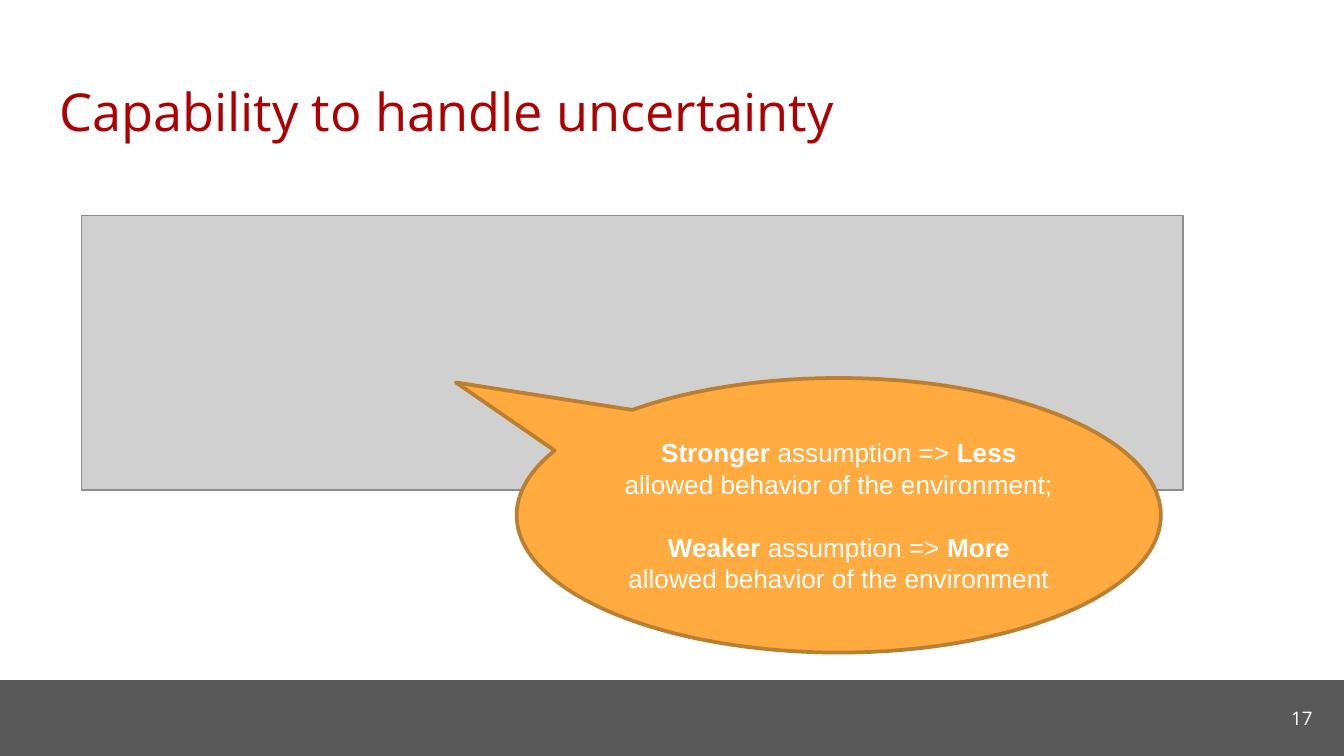
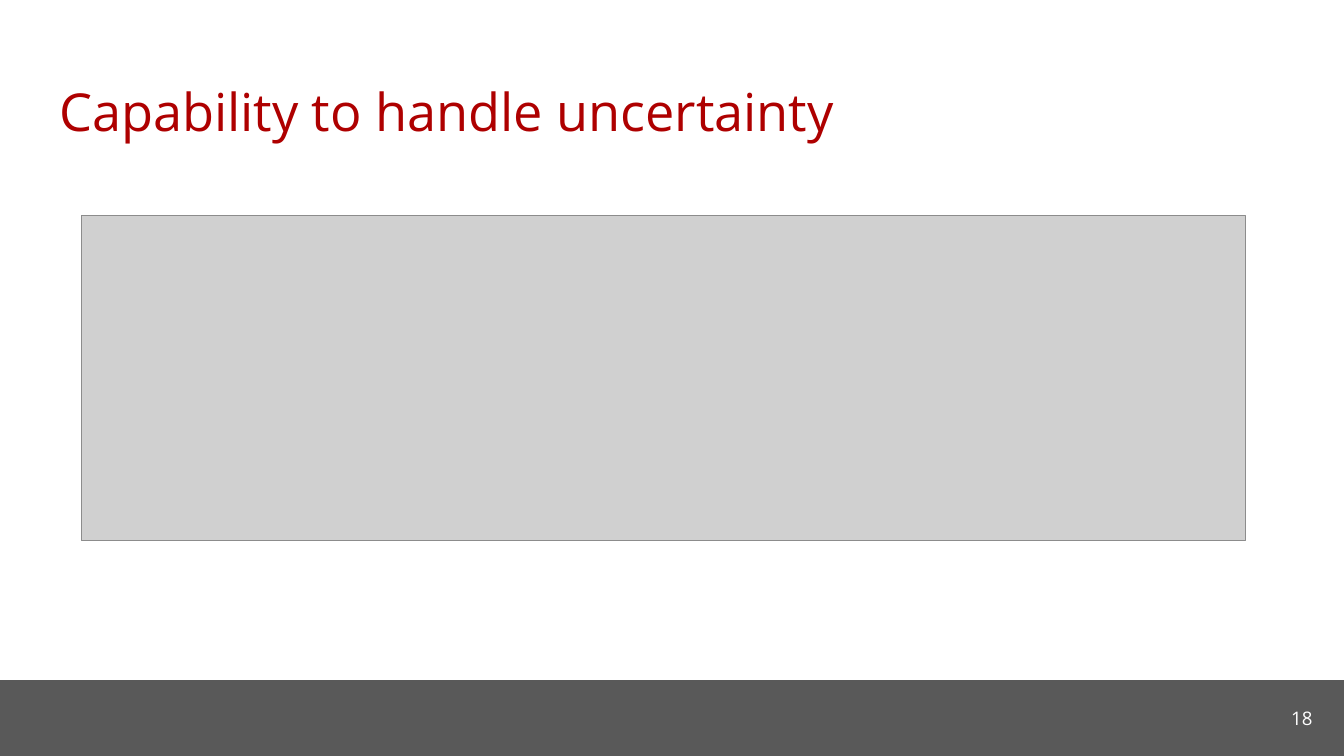
Before and after one commit to cmu-soda/Robustness, a slide deck: slide 18 of Robustness.pptx (slide 17 before the commit). Drawn at 1344x756 pixels with LibreOffice and Linux fonts; fonts in the diff are those of the drawing; grey boxes stand for pictures; background and template pictures are left out. Boxes give left, top, right and bottom in pixels: in the first picture for what was removed or moved away, otherwise in the second. Text is boxed around its words. In the diff, an @@ line names an element or a change of style, - is before the commit and + after.

```diff
--- a/Robustness.pptx
+++ b/Robustness.pptx
@@ picture: place and size @@
-picture at bbox=[81, 215, 1183, 489]
+picture at bbox=[81, 215, 1245, 540]
@@ speech bubble removed at bbox=[516, 378, 1160, 652] @@
-Stronger assumption => Less allowed behavior of the environment;
-Weaker assumption => More allowed behavior of the environment
@@ page number at bbox=[1291, 711, 1312, 725]: text changed @@
-17
+18
```
Also in this commit, not shown: 5 other slides changed, 3 slides added, 1 slide removed.
